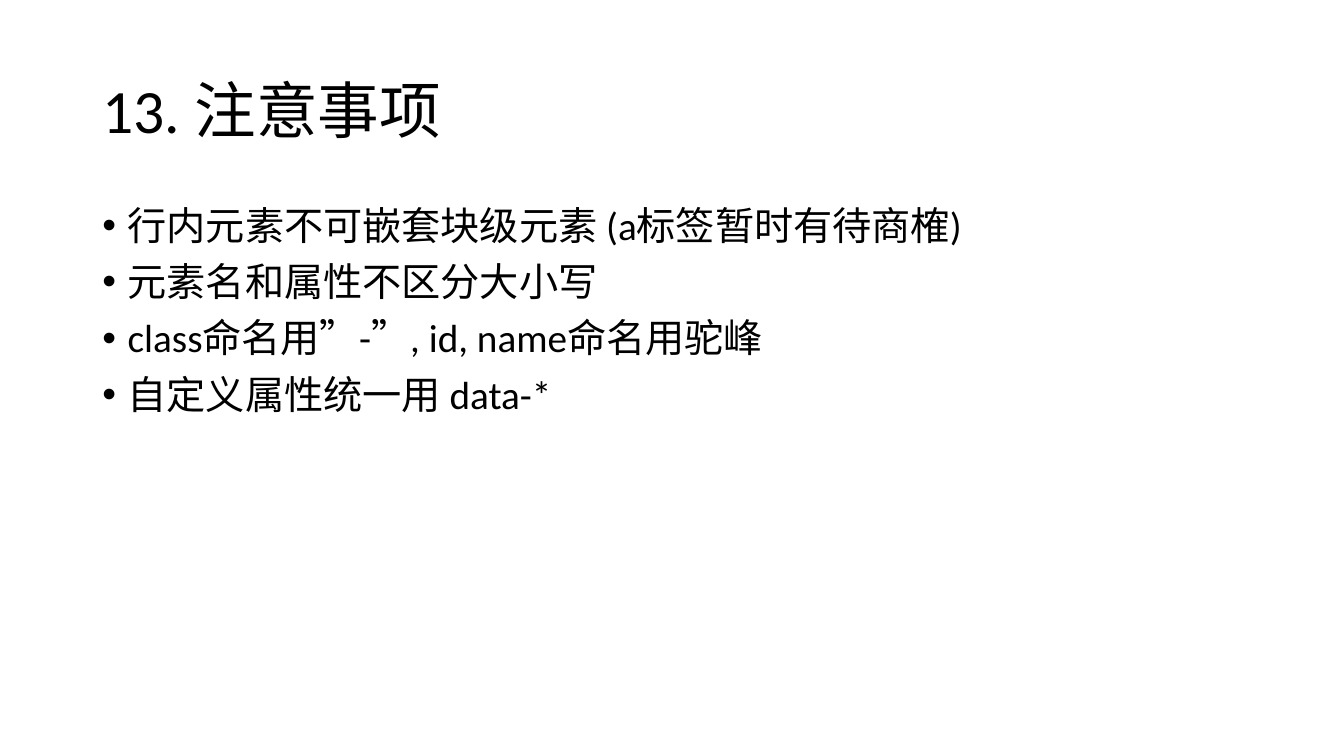
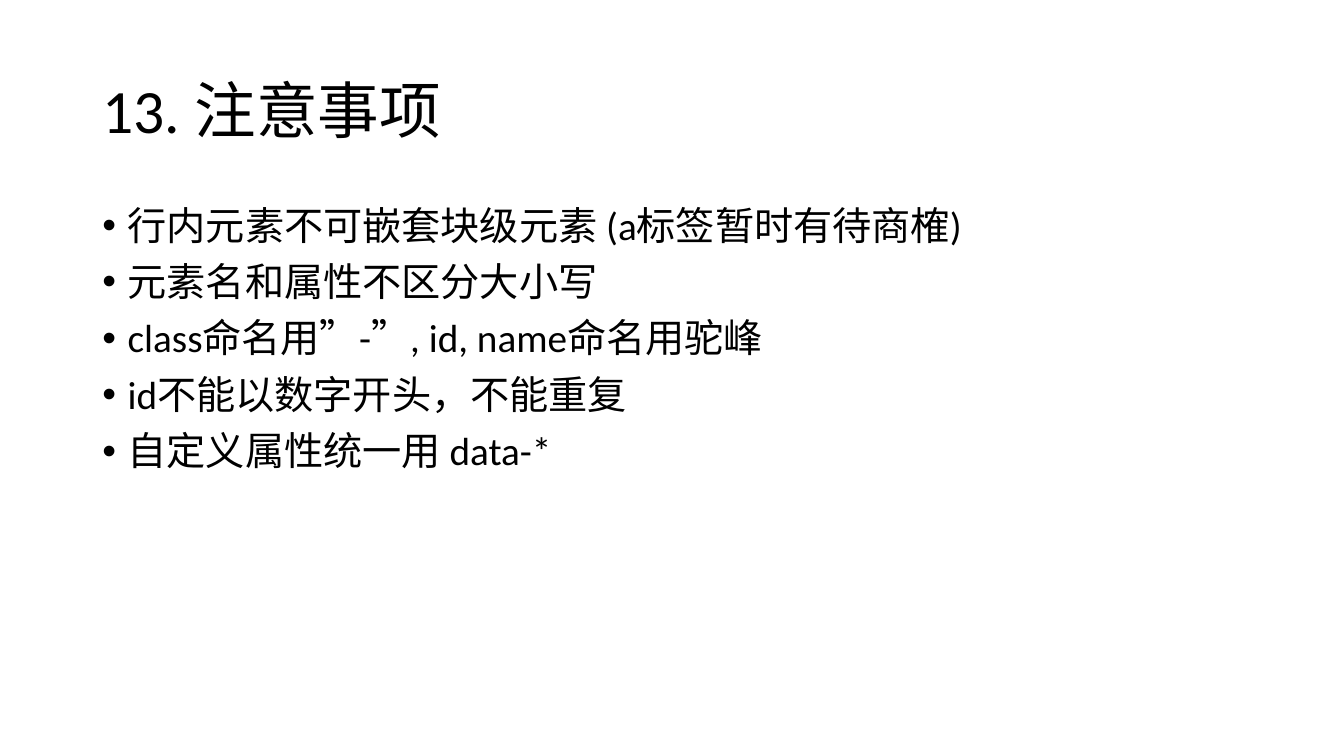
Before and after one commit to toomanymind/tutorial, a slide deck: slide 29 of HTML/HTML.pptx. Drawn at 1344x756 pixels with LibreOffice and Linux fonts; fonts in the diff are those of the drawing. Boxes give left, top, right and bottom in pixels: in the first picture for what was removed or moved away, otherwise in the second. Text is boxed around its words. In the diff, an @@ line names an element or a change of style, - is before the commit and + after.

```diff
--- a/HTML/HTML.pptx
+++ b/HTML/HTML.pptx
@@ text at box(128, 376, 627, 413): paragraph added @@
+• id不能以数字开头，不能重复
```
Also in this commit, not shown: 3 other slides changed, 1 slide added.
